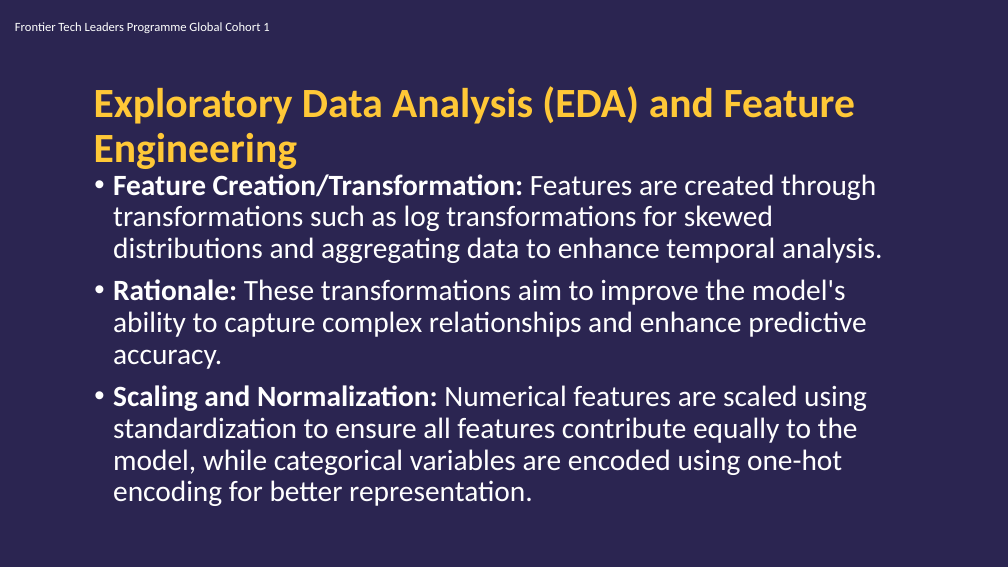
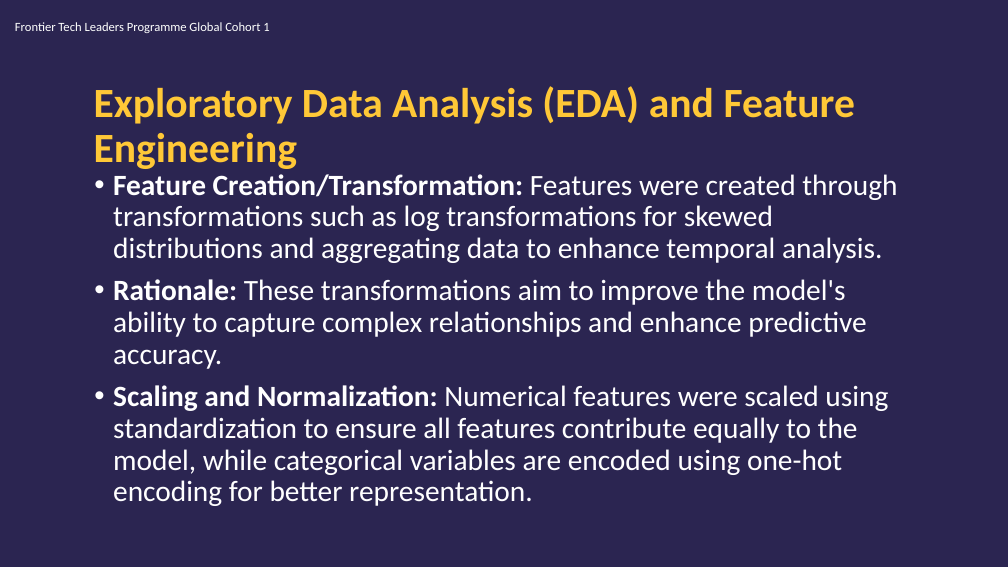
Before and after one commit to edasaruhan/FTL_Cohort3_Group5, a slide deck: slide 9 of Nishant_Subedi_Draft_Presentation.pptx. Drawn at 1008x567 pixels with LibreOffice and Linux fonts; fonts in the diff are those of the drawing; background and template pictures are left out. Boxes give left, top, right and bottom in pixels: in the first picture for what was removed or moved away, otherwise in the second. Text is boxed around its words. In the diff, an @@ line names an element or a change of style, - is before the commit and + after.

```diff
--- a/Nishant_Subedi_Draft_Presentation.pptx
+++ b/Nishant_Subedi_Draft_Presentation.pptx
@@ text at [113, 174, 897, 263]: text changed @@
-• Feature Creation/Transformation: Features are created through transformations such as log transformations for skewed distributions and aggregating data to enhance temporal analysis.
+• Feature Creation/Transformation: Features were created through transformations such as log transformations for skewed distributions and aggregating data to enhance temporal analysis.
@@ text at [113, 385, 888, 506]: text changed @@
-• Scaling and Normalization: Numerical features are scaled using standardization to ensure all features contribute equally to the model, while categorical variables are encoded using one-hot encoding for better representation.
+• Scaling and Normalization: Numerical features were scaled using standardization to ensure all features contribute equally to the model, while categorical variables are encoded using one-hot encoding for better representation.
```
Also in this commit, not shown: 2 other slides changed.
